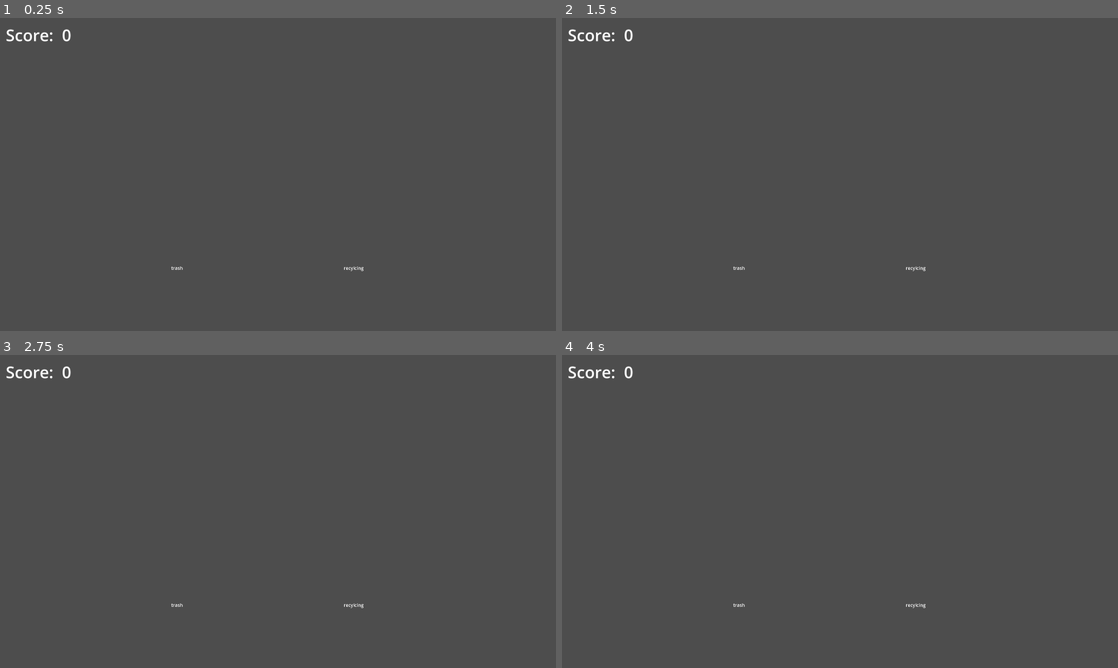
Above: before the commit, frames 1-4 (two rows, left to right).
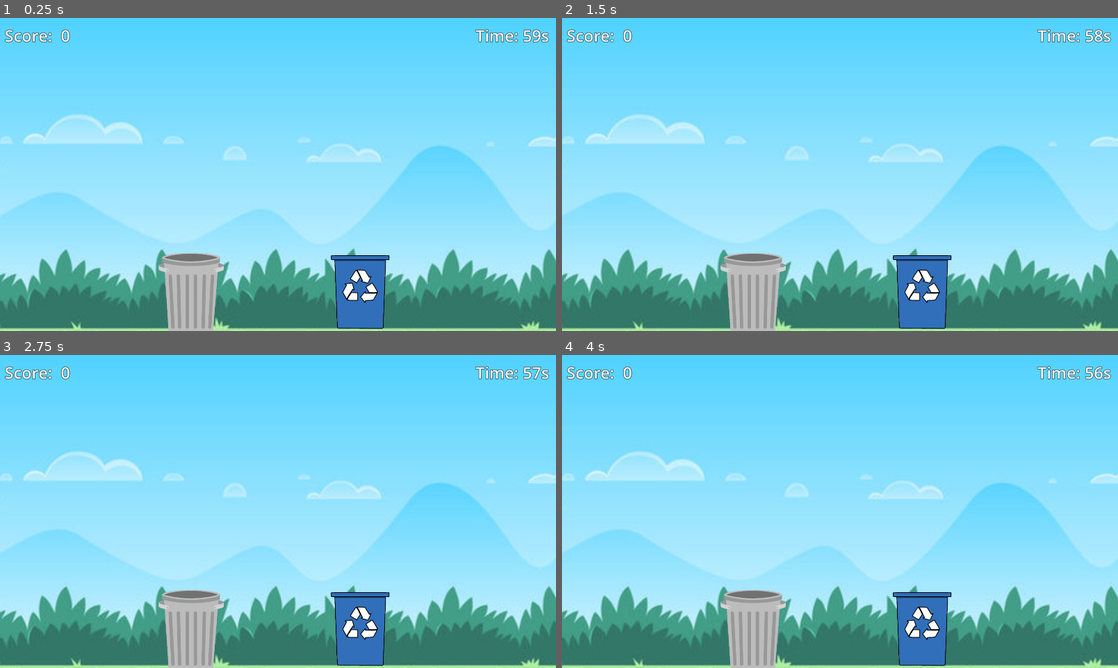
Above: after the commit, the same moments.

Repository: the-kido/htv-game
Game: Godot game, scene res://main.tscn
Two runs of this game, one before a commit and one after it. Both use one fixed random seed, a clock stepped at 60 frames per second and the inputs below. Before the commit the project starts from res://node_2d.tscn. The engine's default icon, where the game draws it, is replaced by a stand-in: a white triangle on a blue panel in a dark square.
Inputs:
- Up to frame 1 (0.25 s): no input
- Up to frame 2 (1.5 s): tap Enter at 0.5 s
- Up to frame 3 (2.75 s): tap Space at 2 s
- Up to frame 4 (4 s): tap Enter at 2.75 s; tap Space at 3.5 s

The runs differ from the first frame. In frame 1, 100% of the frame differs, in the area x 0-100%, y 0-100%; in frame 2, 100%; in frame 3, 100%; in frame 4, 100%.

Commit message:
Push all this

Diff:
--- a/Globals.gd
+++ b/Globals.gd
@@ -24,8 +24,20 @@
 
 
 func _ready() -> void:
-	recycling_sprites = load_textures(recycling_texture_dir)
-	trash_sprites = load_textures(trash_texture_dir)
+	recycling_sprites.append(load("res://assets/recycling-textures/ryc_1.png"))
+	recycling_sprites.append(load("res://assets/recycling-textures/ryc_2.png"))
+	recycling_sprites.append(load("res://assets/recycling-textures/ryc_3.png"))
+	recycling_sprites.append(load("res://assets/recycling-textures/ryc_4.png"))
+	recycling_sprites.append(load("res://assets/recycling-textures/ryc_5.png"))
+
+
+	trash_sprites.append(load("res://assets/trash-textures/trash_1.png"))
+	trash_sprites.append(load("res://assets/trash-textures/trash_2.png"))
+	trash_sprites.append(load("res://assets/trash-textures/trash_3.png"))
+	trash_sprites.append(load("res://assets/trash-textures/trash_4.png"))
+
+	#recycling_sprites = load_textures(recycling_texture_dir)
+	#trash_sprites = load_textures(trash_texture_dir)
 
 func load_textures(dir: String):
 	var textures: Array[Texture2D]
--- /dev/null
+++ b/Time.gd
@@ -0,0 +1,11 @@
+extends Label
+
+@export var controller: GameController
+
+# Called when the node enters the scene tree for the first time.
+func _ready() -> void:
+	text = "Time: " + str(int(controller.game_over_time - controller.game_time)) + "s"
+
+# Called every frame. 'delta' is the elapsed time since the previous frame.
+func _process(delta: float) -> void:
+	text = "Time: " + str(int(controller.game_over_time - controller.game_time)) + "s"
--- a/falling.gd
+++ b/falling.gd
@@ -12,6 +12,10 @@
 	else:
 		sprite.texture = Globals.recycling_sprites.pick_random()
 
+	#angular_velocity = randf_range(-100, 100)
+	constant_force = Vector2( randf_range(-30,30), 0)
+	rotation_degrees = randf_range(0,360)
+
 
 # Called every frame. 'delta' is the elapsed time since the previous frame.
 func _process(delta: float) -> void:
--- a/falling.tscn
+++ b/falling.tscn
@@ -7,14 +7,14 @@
 radius = 54.5894
 
 [node name="Falling" type="RigidBody2D" node_paths=PackedStringArray("sprite")]
-position = Vector2(629, -74)
 mass = 0.2
 gravity_scale = 0.155
+linear_velocity = Vector2(59.355, 0)
 script = ExtResource("1_3qhj4")
 sprite = NodePath("Sprite2D")
 
 [node name="Sprite2D" type="Sprite2D" parent="."]
-scale = Vector2(0.756, 0.756)
+scale = Vector2(0.378, 0.378)
 texture = ExtResource("2_10ule")
 
 [node name="CollisionShape2D" type="CollisionShape2D" parent="."]
--- a/game_controller.gd
+++ b/game_controller.gd
@@ -1,7 +1,10 @@
 extends Node
+class_name GameController
 
+
+var ggs: PackedScene
 func _ready() -> void:
-	pass # Replace with function body.
+	ggs = load("res://game_over.tscn")
 
 @export var timer: Timer
 @export var falling: PackedScene
@@ -16,15 +19,17 @@
 
 	if (game_time >= game_over_time):
 		print("GAME OVER!")
-		return
+		get_tree().change_scene_to_packed(ggs)
 
 	get_game_speed(delta)
+
+var dist = 200
 
 func _on_timer_timeout() -> void:
 	var new = falling.instantiate()
 	add_child(new)
-	new.position.y = -10
-	new.position.x = randf_range(100, 1820)
+	new.position.y = -100
+	new.position.x = randf_range(dist, 1920 - dist)
 
 
 func get_game_speed(delta: float):
--- /dev/null
+++ b/game_over.gd
@@ -0,0 +1,16 @@
+extends Control
+class_name GameOver
+
+# Called when the node enters the scene tree for the first time.
+func _ready() -> void:
+	$Label.text = "Your score: " + str(Globals.score)
+
+
+# Called every frame. 'delta' is the elapsed time since the previous frame.
+func _process(delta: float) -> void:
+	pass
+
+
+func _on_button_pressed() -> void:
+	Globals.score = 0
+	get_tree().change_scene_to_file("res://main.tscn")
--- /dev/null
+++ b/game_over.tscn
@@ -0,0 +1,54 @@
+[gd_scene load_steps=3 format=3 uid="uid://bhjuu0fdo5v1u"]
+
+[ext_resource type="Script" path="res://game_over.gd" id="1_sxny3"]
+
+[sub_resource type="LabelSettings" id="LabelSettings_rxrfn"]
+font_size = 32
+
+[node name="Game over" type="Control"]
+layout_mode = 3
+anchors_preset = 15
+anchor_right = 1.0
+anchor_bottom = 1.0
+grow_horizontal = 2
+grow_vertical = 2
+script = ExtResource("1_sxny3")
+
+[node name="Panel" type="Panel" parent="."]
+layout_mode = 1
+anchors_preset = 15
+anchor_right = 1.0
+anchor_bottom = 1.0
+grow_horizontal = 2
+grow_vertical = 2
+
+[node name="Button" type="Button" parent="."]
+layout_mode = 1
+anchors_preset = 8
+anchor_left = 0.5
+anchor_top = 0.5
+anchor_right = 0.5
+anchor_bottom = 0.5
+offset_left = -4.0
+offset_top = -4.0
+offset_right = 4.0
+offset_bottom = 4.0
+grow_horizontal = 2
+grow_vertical = 2
+theme_override_font_sizes/font_size = 60
+text = "Try again!"
+
+[node name="Label" type="Label" parent="."]
+layout_mode = 1
+anchors_preset = 5
+anchor_left = 0.5
+anchor_right = 0.5
+offset_left = -90.5
+offset_top = 425.0
+offset_right = 90.5
+offset_bottom = 470.0
+grow_horizontal = 2
+text = "Your score: "
+label_settings = SubResource("LabelSettings_rxrfn")
+
+[connection signal="pressed" from="Button" to="." method="_on_button_pressed"]
--- /dev/null
+++ b/main.tscn
@@ -0,0 +1,164 @@
+[gd_scene load_steps=16 format=3 uid="uid://c2fbo1h8pp5nr"]
+
+[ext_resource type="Script" path="res://trash_can.gd" id="1_5jyo8"]
+[ext_resource type="Texture2D" uid="uid://bbjytdk5eq6ke" path="res://assets/bins/garbage_lid.png" id="2_qif02"]
+[ext_resource type="Texture2D" uid="uid://cfjt1rsd3uw0v" path="res://assets/bins/garbage_main.png" id="3_1t86b"]
+[ext_resource type="Texture2D" uid="uid://bx7y2ty2wl6mp" path="res://assets/bins/test.png" id="4_w6gvb"]
+[ext_resource type="Script" path="res://game_controller.gd" id="5_13kfm"]
+[ext_resource type="PackedScene" uid="uid://rfq6b8mdmxct" path="res://falling.tscn" id="6_g2nij"]
+[ext_resource type="Script" path="res://Time.gd" id="7_4wa3x"]
+[ext_resource type="Script" path="res://score.gd" id="8_2h4sk"]
+[ext_resource type="Texture2D" uid="uid://bcpg30u6k5n38" path="res://assets/assets/360_F_88981880_YjJManMJ6hJmKr5CZteFJAkEzXIh8mxW.png" id="9_lkk0s"]
+
+[sub_resource type="PhysicsMaterial" id="PhysicsMaterial_lypac"]
+bounce = 0.4
+
+[sub_resource type="SegmentShape2D" id="SegmentShape2D_g3nsl"]
+b = Vector2(121, 1)
+
+[sub_resource type="LabelSettings" id="LabelSettings_jtgyo"]
+font_size = 56
+outline_size = 5
+outline_color = Color(0, 0, 0, 1)
+
+[sub_resource type="SegmentShape2D" id="SegmentShape2D_q5q7e"]
+a = Vector2(0, 2000)
+b = Vector2(0, 0)
+
+[sub_resource type="SegmentShape2D" id="SegmentShape2D_hlcxp"]
+a = Vector2(0, 2000)
+b = Vector2(1920, 2000)
+
+[sub_resource type="SegmentShape2D" id="SegmentShape2D_pkq3x"]
+a = Vector2(1920, 2000)
+b = Vector2(1920, 0)
+
+[node name="Node2D" type="Node2D"]
+
+[node name="Trash" type="StaticBody2D" parent="."]
+position = Vector2(603, 851)
+physics_material_override = SubResource("PhysicsMaterial_lypac")
+script = ExtResource("1_5jyo8")
+
+[node name="GarbageLid" type="Sprite2D" parent="Trash"]
+position = Vector2(46.265, 89.1275)
+scale = Vector2(0.705, 0.705)
+texture = ExtResource("2_qif02")
+
+[node name="GarbageMain" type="Sprite2D" parent="Trash"]
+z_index = 5
+position = Vector2(46.265, 89.1275)
+scale = Vector2(0.705, 0.705)
+texture = ExtResource("3_1t86b")
+
+[node name="CollisionShape2D" type="CollisionPolygon2D" parent="Trash"]
+polygon = PackedVector2Array(-38, -20, -28, -16, -19, 236, 132, 242, 151, -23, 143, -20, 117, 232, -5, 230)
+
+[node name="Area2D" type="Area2D" parent="Trash"]
+position = Vector2(59, 180)
+
+[node name="CollisionShape2D" type="CollisionShape2D" parent="Trash/Area2D"]
+position = Vector2(-61, 6)
+shape = SubResource("SegmentShape2D_g3nsl")
+
+[node name="Label" type="Label" parent="Trash"]
+offset_right = 40.0
+offset_bottom = 23.0
+text = "trash"
+
+[node name="Recycling" type="StaticBody2D" parent="."]
+position = Vector2(1187, 851)
+physics_material_override = SubResource("PhysicsMaterial_lypac")
+script = ExtResource("1_5jyo8")
+type = 1
+
+[node name="Test" type="Sprite2D" parent="Recycling"]
+z_index = 5
+position = Vector2(54, 60)
+scale = Vector2(0.672, 0.672)
+texture = ExtResource("4_w6gvb")
+
+[node name="CollisionShape2D" type="CollisionPolygon2D" parent="Recycling"]
+polygon = PackedVector2Array(-28, -25, -19, 219, 134, 219, 148, -28, 135, -27, 123, 208, -5, 206, -13, -24)
+
+[node name="Area2D" type="Area2D" parent="Recycling"]
+position = Vector2(59, 180)
+
+[node name="CollisionShape2D" type="CollisionShape2D" parent="Recycling/Area2D"]
+position = Vector2(-61, 6)
+shape = SubResource("SegmentShape2D_g3nsl")
+
+[node name="Label" type="Label" parent="Recycling"]
+offset_right = 40.0
+offset_bottom = 23.0
+text = "recylcing"
+
+[node name="Game Controller" type="Node" parent="." node_paths=PackedStringArray("timer")]
+script = ExtResource("5_13kfm")
+timer = NodePath("../Timer")
+falling = ExtResource("6_g2nij")
+
+[node name="Timer" type="Timer" parent="."]
+wait_time = 5.0
+autostart = true
+
+[node name="Control" type="Control" parent="."]
+layout_mode = 3
+anchors_preset = 10
+anchor_right = 1.0
+offset_left = -4.0
+offset_top = 2.0
+offset_right = 1916.0
+offset_bottom = 1082.0
+grow_horizontal = 2
+size_flags_horizontal = 3
+size_flags_vertical = 3
+
+[node name="Time" type="Label" parent="Control" node_paths=PackedStringArray("controller")]
+layout_mode = 1
+anchors_preset = -1
+anchor_left = 1.0
+anchor_right = 1.0
+offset_left = -226.0
+offset_top = 20.0
+offset_right = -20.0
+offset_bottom = 77.0
+grow_horizontal = 0
+text = "Time:  0"
+label_settings = SubResource("LabelSettings_jtgyo")
+justification_flags = 35
+script = ExtResource("7_4wa3x")
+controller = NodePath("../../Game Controller")
+
+[node name="Label" type="Label" parent="Control"]
+layout_mode = 1
+anchors_preset = -1
+offset_left = 20.0
+offset_top = 20.0
+offset_right = 226.0
+offset_bottom = 77.0
+text = "Score:  0"
+label_settings = SubResource("LabelSettings_jtgyo")
+justification_flags = 35
+script = ExtResource("8_2h4sk")
+
+[node name="bg" type="Sprite2D" parent="."]
+z_index = -4
+position = Vector2(1074, 735)
+scale = Vector2(4.29444, 4.29444)
+texture = ExtResource("9_lkk0s")
+
+[node name="Bounds" type="StaticBody2D" parent="."]
+
+[node name="CollisionShape2D" type="CollisionShape2D" parent="Bounds"]
+shape = SubResource("SegmentShape2D_q5q7e")
+
+[node name="CollisionShape2D2" type="CollisionShape2D" parent="Bounds"]
+shape = SubResource("SegmentShape2D_hlcxp")
+
+[node name="CollisionShape2D3" type="CollisionShape2D" parent="Bounds"]
+shape = SubResource("SegmentShape2D_pkq3x")
+
+[connection signal="body_entered" from="Trash/Area2D" to="Trash" method="_on_area_2d_body_entered"]
+[connection signal="body_entered" from="Recycling/Area2D" to="Recycling" method="_on_area_2d_body_entered"]
+[connection signal="timeout" from="Timer" to="Game Controller" method="_on_timer_timeout"]
--- a/node_2d.tscn
+++ /dev/null
@@ -1,91 +0,0 @@
-[gd_scene load_steps=8 format=3 uid="uid://c2fbo1h8pp5nr"]
-
-[ext_resource type="Script" path="res://trash_can.gd" id="1_t83aj"]
-[ext_resource type="PackedScene" uid="uid://rfq6b8mdmxct" path="res://falling.tscn" id="2_3m6ky"]
-[ext_resource type="Script" path="res://score.gd" id="4_tmhsh"]
-[ext_resource type="Script" path="res://game_controller.gd" id="4_un8u8"]
-
-[sub_resource type="PhysicsMaterial" id="PhysicsMaterial_lypac"]
-bounce = 0.4
-
-[sub_resource type="SegmentShape2D" id="SegmentShape2D_g3nsl"]
-b = Vector2(121, 1)
-
-[sub_resource type="LabelSettings" id="LabelSettings_jtgyo"]
-font_size = 56
-
-[node name="Node2D" type="Node2D"]
-
-[node name="Trash" type="StaticBody2D" parent="."]
-position = Vector2(591, 851)
-physics_material_override = SubResource("PhysicsMaterial_lypac")
-script = ExtResource("1_t83aj")
-
-[node name="CollisionShape2D" type="CollisionPolygon2D" parent="Trash"]
-polygon = PackedVector2Array(-50, 0, -13, 207, 133, 212, 154, 2, 125, 200, -6, 198)
-
-[node name="Area2D" type="Area2D" parent="Trash"]
-position = Vector2(59, 180)
-
-[node name="CollisionShape2D" type="CollisionShape2D" parent="Trash/Area2D"]
-position = Vector2(-61, 6)
-shape = SubResource("SegmentShape2D_g3nsl")
-
-[node name="Label" type="Label" parent="Trash"]
-offset_right = 40.0
-offset_bottom = 23.0
-text = "trash"
-
-[node name="Recycling" type="StaticBody2D" parent="."]
-position = Vector2(1187, 851)
-physics_material_override = SubResource("PhysicsMaterial_lypac")
-script = ExtResource("1_t83aj")
-type = 1
-
-[node name="CollisionShape2D" type="CollisionPolygon2D" parent="Recycling"]
-polygon = PackedVector2Array(-50, 0, -13, 207, 133, 212, 154, 2, 125, 200, -6, 198)
-
-[node name="Area2D" type="Area2D" parent="Recycling"]
-position = Vector2(59, 180)
-
-[node name="CollisionShape2D" type="CollisionShape2D" parent="Recycling/Area2D"]
-position = Vector2(-61, 6)
-shape = SubResource("SegmentShape2D_g3nsl")
-
-[node name="Label" type="Label" parent="Recycling"]
-offset_right = 40.0
-offset_bottom = 23.0
-text = "recylcing"
-
-[node name="Game Controller" type="Node" parent="." node_paths=PackedStringArray("timer")]
-script = ExtResource("4_un8u8")
-timer = NodePath("../Timer")
-falling = ExtResource("2_3m6ky")
-
-[node name="Timer" type="Timer" parent="."]
-wait_time = 5.0
-autostart = true
-
-[node name="Control" type="Control" parent="."]
-layout_mode = 3
-anchors_preset = 15
-anchor_right = 1.0
-anchor_bottom = 1.0
-grow_horizontal = 2
-grow_vertical = 2
-
-[node name="Label" type="Label" parent="Control"]
-layout_mode = 1
-anchors_preset = -1
-offset_left = 20.0
-offset_top = 20.0
-offset_right = 226.0
-offset_bottom = 77.0
-text = "Score:  0"
-label_settings = SubResource("LabelSettings_jtgyo")
-justification_flags = 35
-script = ExtResource("4_tmhsh")
-
-[connection signal="body_entered" from="Trash/Area2D" to="Trash" method="_on_area_2d_body_entered"]
-[connection signal="body_entered" from="Recycling/Area2D" to="Recycling" method="_on_area_2d_body_entered"]
-[connection signal="timeout" from="Timer" to="Game Controller" method="_on_timer_timeout"]
--- a/project.godot
+++ b/project.godot
@@ -11,7 +11,7 @@
 [application]
 
 config/name="HTV"
-run/main_scene="res://node_2d.tscn"
+run/main_scene="res://main.tscn"
 config/features=PackedStringArray("4.3", "GL Compatibility")
 config/icon="res://icon.svg"
 
@@ -25,6 +25,10 @@
 window/size/viewport_height=1080
 window/stretch/mode="viewport"
 window/stretch/aspect="expand"
+
+[dotnet]
+
+project/assembly_name="HTV"
 
 [input]
 
--- a/trash_can.gd
+++ b/trash_can.gd
@@ -9,8 +9,7 @@
 	else:
 		trash_type_string = "recycling"
 
-
-@export var speed = 500
+@export var speed = 800
 
 var trash_type_string: String
 
@@ -21,7 +20,7 @@
 	if Input.is_action_pressed(trash_type_string + "_right"):
 		position += speed * delta * Vector2.RIGHT
 
-
+	position = position.clamp(Vector2(50-90, 851), Vector2(1740+90, 851))
 
 func _on_area_2d_body_entered(body: Node2D) -> void:
 	if not body is Falling:
Binary file added: assets/assets/360_F_88981880_YjJManMJ6hJmKr5CZteFJAkEzXIh8mxW.png
Not shown, added: assets/assets/360_F_88981880_YjJManMJ6hJmKr5CZteFJAkEzXIh8mxW.png.import
Binary file added: assets/assets/garbage0000.jpg
Not shown, added: assets/assets/garbage0000.jpg.import
Binary file added: assets/assets/recycle0000.jpg
Not shown, added: assets/assets/recycle0000.jpg.import
Binary file added: assets/bins/Blue-Recycle-Bin-Clipart-with-outline-WM-removebg-preview.png
Not shown, added: assets/bins/Blue-Recycle-Bin-Clipart-with-outline-WM-removebg-preview.png.import
Binary file added: assets/bins/garbage.png
Not shown, added: assets/bins/garbage.png.import
Binary file added: assets/bins/garbage_lid.png
Not shown, added: assets/bins/garbage_lid.png.import
(and 56 more such lines)
